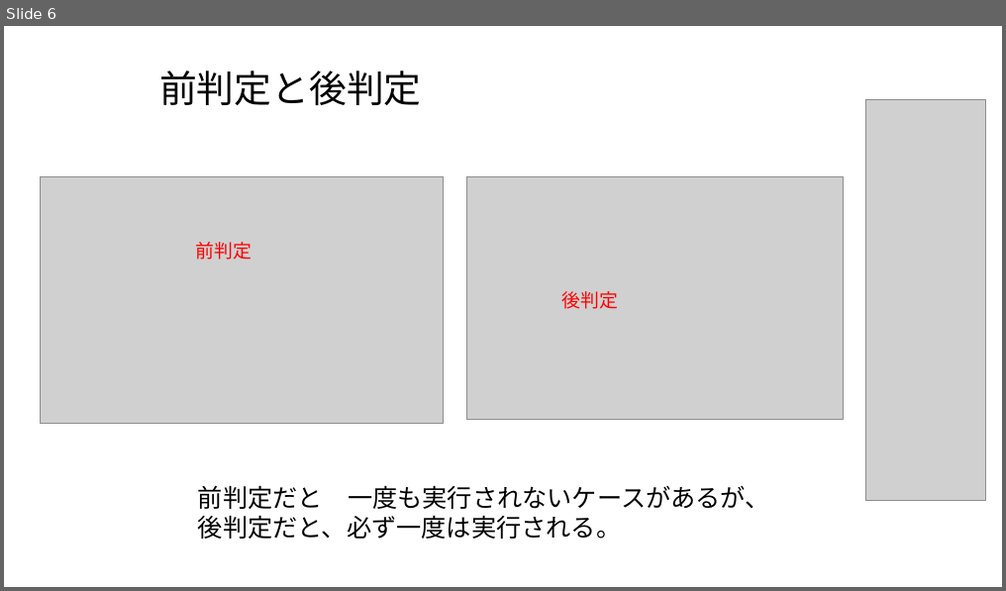
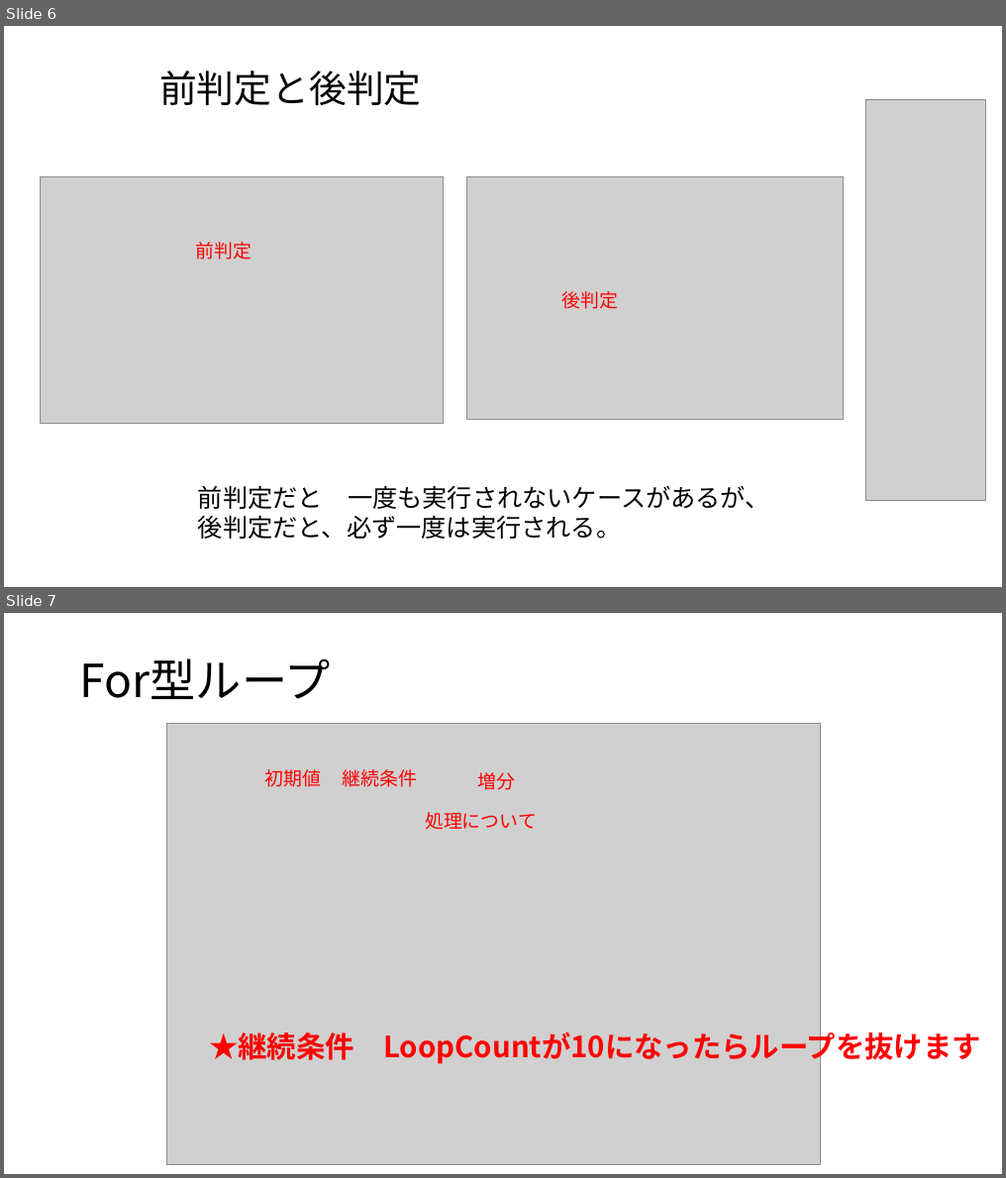
Before and after one commit to masakage/algorithm, a slide deck: docs/第4回繰り返し処理.pptx. Shown one above the other, each under a label of ours: slide 6 before the commit, slides 6 and 7 after it. The pictures are 1006x591 and 1006x1178 pixels, drawn with LibreOffice and Linux fonts; fonts in the diff are those of the drawing; grey boxes stand for pictures. Boxes give left, top, right and bottom in pixels: in the first picture for what was removed or moved away, otherwise in the second. Text is boxed around its words. In the diff, an @@ line names an element or a change of style, - is before the commit and + after.

```diff
--- a/docs/第4回繰り返し処理.pptx
+++ b/docs/第4回繰り返し処理.pptx
@@ slide 7 added at [4, 613, 1002, 1174], background #FFFFFF @@
@@ title added at [80, 659, 331, 699], 44 pt, text #000000 @@
+For型ループ
@@ picture added at [167, 724, 820, 1165] @@
@@ text added at [265, 769, 322, 787], 18 pt, text #FF0000 @@
+初期値
@@ text added at [343, 769, 418, 787], 18 pt, text #FF0000 @@
+継続条件
@@ text added at [478, 772, 516, 790], 18 pt, text #FF0000 @@
+増分
@@ text added at [425, 812, 537, 830], 18 pt, text #FF0000 @@
+処理について
@@ text added at [209, 1028, 981, 1065], 28 pt, text #FF0000, bold @@
+★継続条件 LoopCountが10になったらループを抜けます
```
Also in this commit, not shown: 3 slides changed, 2 other slides added, 1 slide removed, 3 other files.
